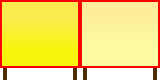
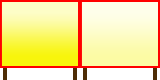
Layers edited between the first and the second 160×80 image:
pixels changed over (x1=1, y1=2, x2=158, y2=55) (layer not identified)
